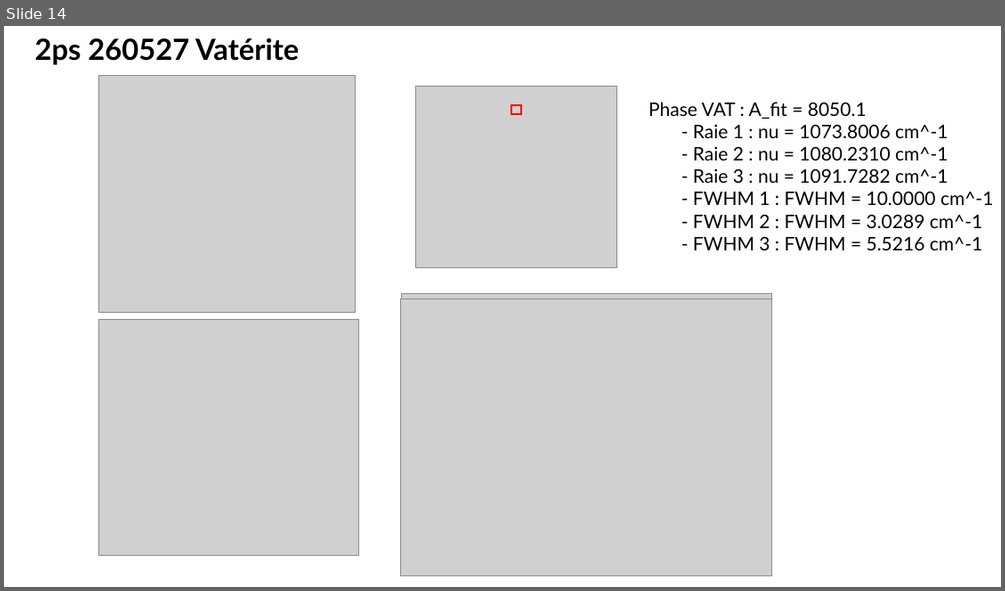
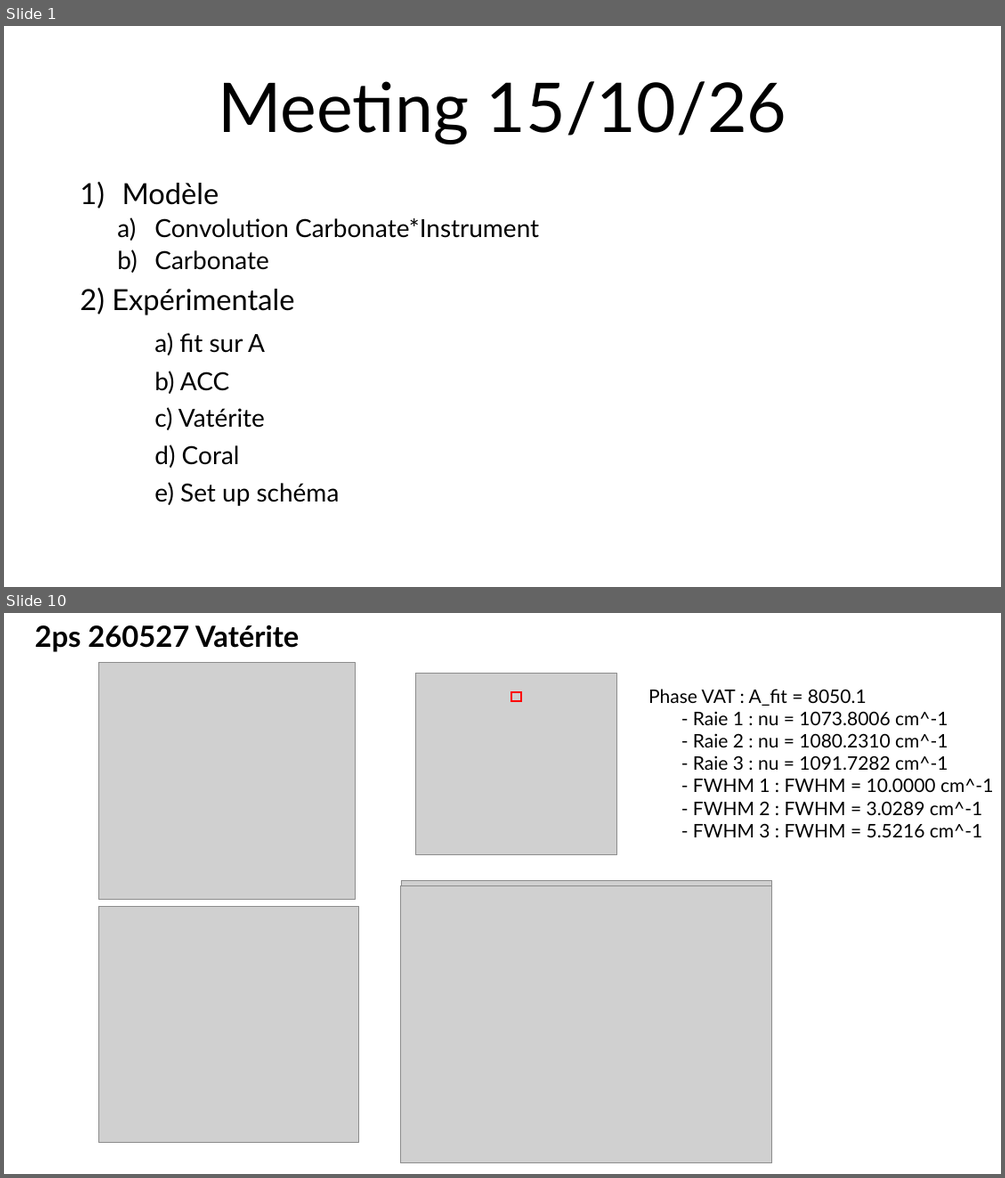
Before and after one commit to sachabuc/SRS_analysis, a slide deck: meetings/reu_151026_figures_papiers.pptx. Shown one above the other, each under a label of ours: slide 14 before the commit, slides 1 and 10 after it; the slides between them are not shown. The pictures are 1005x591 and 1005x1178 pixels, drawn with LibreOffice and Linux fonts; fonts in the diff are those of the drawing; grey boxes stand for pictures. Boxes give left, top, right and bottom in pixels: in the first picture for what was removed or moved away, otherwise in the second. Text is boxed around its words. In the diff, an @@ line names an element or a change of style, - is before the commit and + after.

```diff
--- a/meetings/reu_151026_figures_papiers.pptx
+++ b/meetings/reu_151026_figures_papiers.pptx
@@ slide 1 added at [4, 26, 1001, 587], background #FFFFFF @@
@@ title added at [218, 81, 787, 143], 66 pt, text #000000 @@
+Meeting 15/10/26
@@ text added at [80, 183, 539, 506], 24 pt, text #000000 @@
+1) Modèle
+  a) Convolution Carbonate*Instrument
+  b) Carbonate
+2) Expérimentale
+a) fit sur A
+b) ACC
+c) Vatérite
+d) Coral
+e) Set up schéma
@@ what was slide 14 is now slide 10 @@
```
Also in this commit, not shown: 10 slides changed, 2 other slides added, 6 slides removed, 13 other files.
